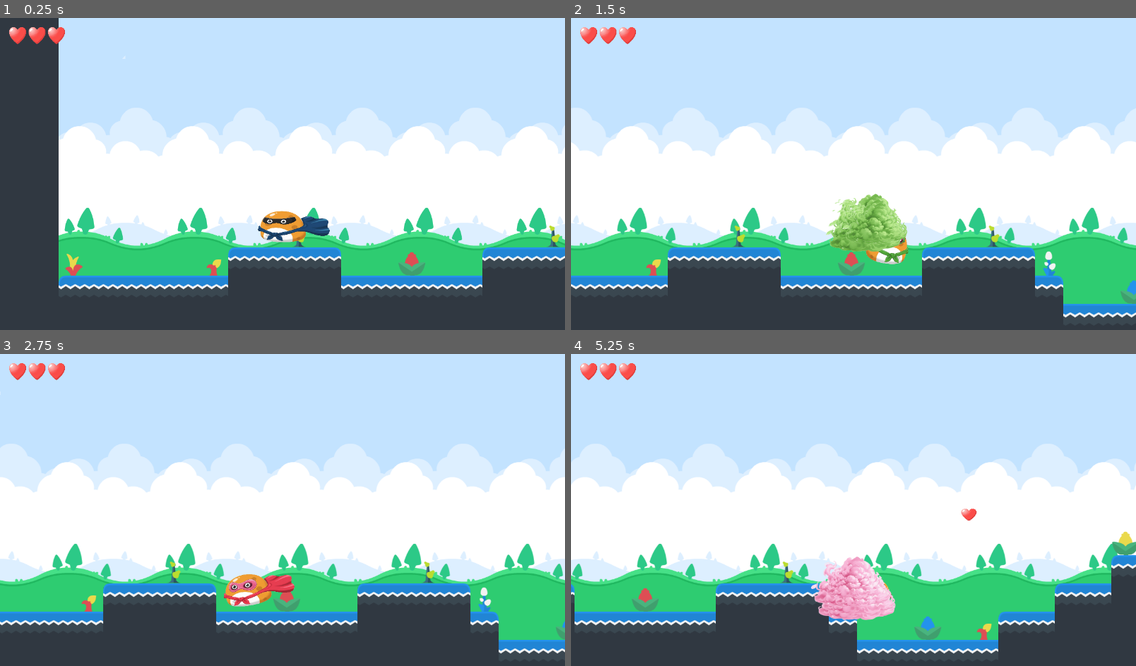
Above: before the commit, frames 1-4 (two rows, left to right).
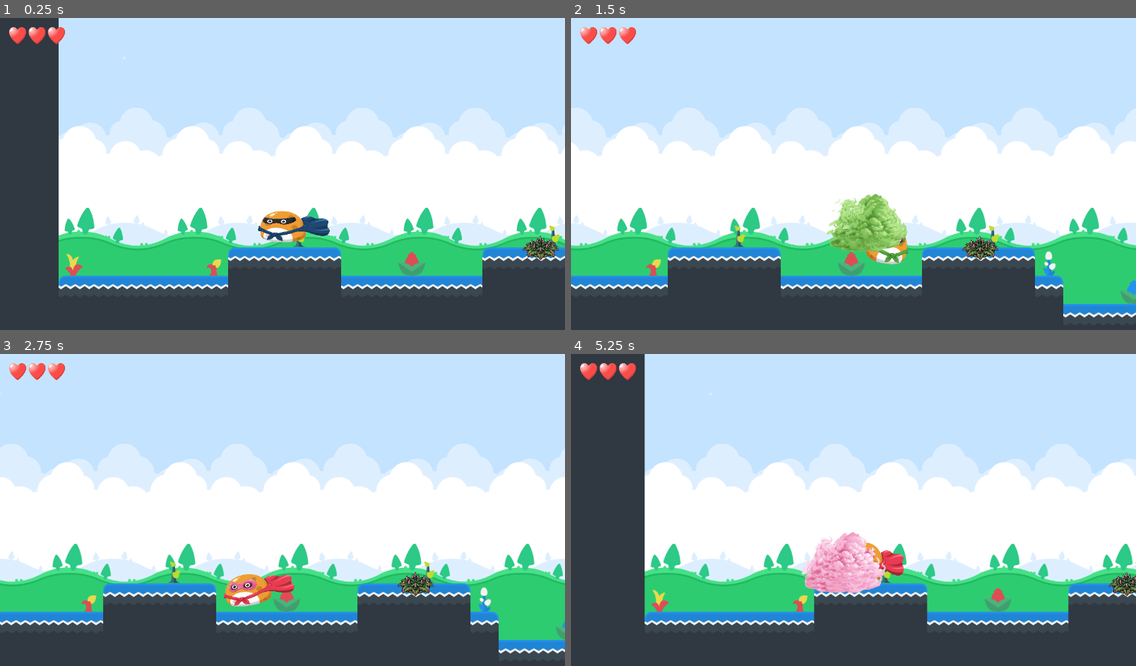
Above: after the commit, the same moments.

Repository: uging/ggj2026
Game: Godot game, scene res://levels/basic_level.tscn
Same seed, same stepped clock (60 frames per second), same inputs: the game is played once before the commit and once after it. The project has no main scene, so this scene is started directly.
Inputs:
- Up to frame 1 (0.25 s): no input
- Up to frame 2 (1.5 s): tap Enter at 0.5 s; hold D (move_right) from 0.53 s (still down); tap 1 at 0.6 s; tap Space at 0.77 s; tap 2 at 1.35 s
- Up to frame 3 (2.75 s): tap Space at 1.52 s; release D (move_right) at 2.03 s; hold A (move_left) from 2.03 s (still down); tap 3 at 2.1 s
- Up to frame 4 (5.25 s): release A (move_left) at 2.78 s; hold D (move_right) 2.78-4.28 s; tap 4 at 2.85 s; tap Space at 3.02, 3.77, 4.52 s; tap 1 at 3.6 s; hold A (move_left) 4.28-5.03 s; tap 2 at 4.35 s; hold D (move_right) from 5.03 s (still down); tap 3 at 5.1 s

The runs differ from the first frame. In frame 1, 0.3% of the frame differs, in the area x 92-99%, y 69-78%; in frame 2, 0.3%; in frame 3, 0.3%; in frame 4, 29%, in the area x 0-100%, y 0-97%.

Commit message:
added spike and plant traps

Diff:
--- a/levels/basic_level.tscn
+++ b/levels/basic_level.tscn
@@ -6,6 +6,7 @@
 [ext_resource type="PackedScene" uid="uid://p6cwmp2367e6" path="res://player.tscn" id="3_h6lqb"]
 [ext_resource type="PackedScene" uid="uid://cqaupd1yu7des" path="res://hud.tscn" id="5_r6mkj"]
 [ext_resource type="PackedScene" uid="uid://lpoqjqyofqgm" path="res://heart_pickup.tscn" id="6_6t68p"]
+[ext_resource type="PackedScene" uid="uid://b7e4hrbvbf413" path="res://plant_trap.tscn" id="7_lc1pu"]
 
 [sub_resource type="TileSetAtlasSource" id="TileSetAtlasSource_6t68p"]
 texture = ExtResource("2_h6lqb")
@@ -308,3 +309,6 @@
 
 [node name="HeartPickup" parent="." instance=ExtResource("6_6t68p")]
 position = Vector2(1533, 294)
+
+[node name="SpikeTrap" parent="." instance=ExtResource("7_lc1pu")]
+position = Vector2(1085, 441)
--- /dev/null
+++ b/plant_trap.tscn
@@ -0,0 +1,20 @@
+[gd_scene load_steps=4 format=3 uid="uid://b7e4hrbvbf413"]
+
+[ext_resource type="Script" uid="uid://dymti180cn16a" path="res://spike_trap.gd" id="1_uu6ug"]
+[ext_resource type="Texture2D" uid="uid://cpyn1vh0pq7m0" path="res://assets/enemies/spike_trap_plant.png" id="2_uu6ug"]
+
+[sub_resource type="RectangleShape2D" id="RectangleShape2D_fkc1t"]
+size = Vector2(49, 28.5)
+
+[node name="SpikeTrap" type="Area2D"]
+collision_layer = 0
+script = ExtResource("1_uu6ug")
+
+[node name="Sprite2D" type="Sprite2D" parent="."]
+position = Vector2(7, 8)
+scale = Vector2(0.09681689, 0.08146862)
+texture = ExtResource("2_uu6ug")
+
+[node name="CollisionShape2D" type="CollisionShape2D" parent="."]
+position = Vector2(7, 11)
+shape = SubResource("RectangleShape2D_fkc1t")
--- /dev/null
+++ b/spike_trap.gd
@@ -0,0 +1,15 @@
+extends Area2D
+
+@export var damage_amount := 1
+@export var knockback_force := 500.0
+
+func _ready() -> void:
+	body_entered.connect(_on_body_entered)
+
+func _on_body_entered(body: Node2D) -> void:
+	if body.has_method("take_damage"):
+		body.take_damage(damage_amount)
+
+		# Optional: Push Goma away from the spike
+		var push_dir = (body.global_position - global_position).normalized()
+		body.velocity = push_dir * knockback_force
--- /dev/null
+++ b/spike_trap.tscn
@@ -0,0 +1,20 @@
+[gd_scene load_steps=4 format=3 uid="uid://bcmevgqpoeyet"]
+
+[ext_resource type="Script" uid="uid://dymti180cn16a" path="res://spike_trap.gd" id="1_fkc1t"]
+[ext_resource type="Texture2D" uid="uid://c5rch14nu3m4t" path="res://assets/enemies/spike_trap_metal.png" id="1_w2bc5"]
+
+[sub_resource type="RectangleShape2D" id="RectangleShape2D_fkc1t"]
+size = Vector2(49, 28.5)
+
+[node name="SpikeTrap" type="Area2D"]
+collision_layer = 0
+script = ExtResource("1_fkc1t")
+
+[node name="Sprite2D" type="Sprite2D" parent="."]
+position = Vector2(7, 8)
+scale = Vector2(0.09681689, 0.08146862)
+texture = ExtResource("1_w2bc5")
+
+[node name="CollisionShape2D" type="CollisionShape2D" parent="."]
+position = Vector2(7, 11)
+shape = SubResource("RectangleShape2D_fkc1t")
Binary file added: assets/enemies/spike_trap_metal.png
Not shown, added: assets/enemies/spike_trap_metal.png.import
Binary file added: assets/enemies/spike_trap_plant.png
Not shown, added: assets/enemies/spike_trap_plant.png.import
Not shown: 1 places in levels/basic_level.tscn that only renumber resources
Not shown, added: spike_trap.gd.uid
